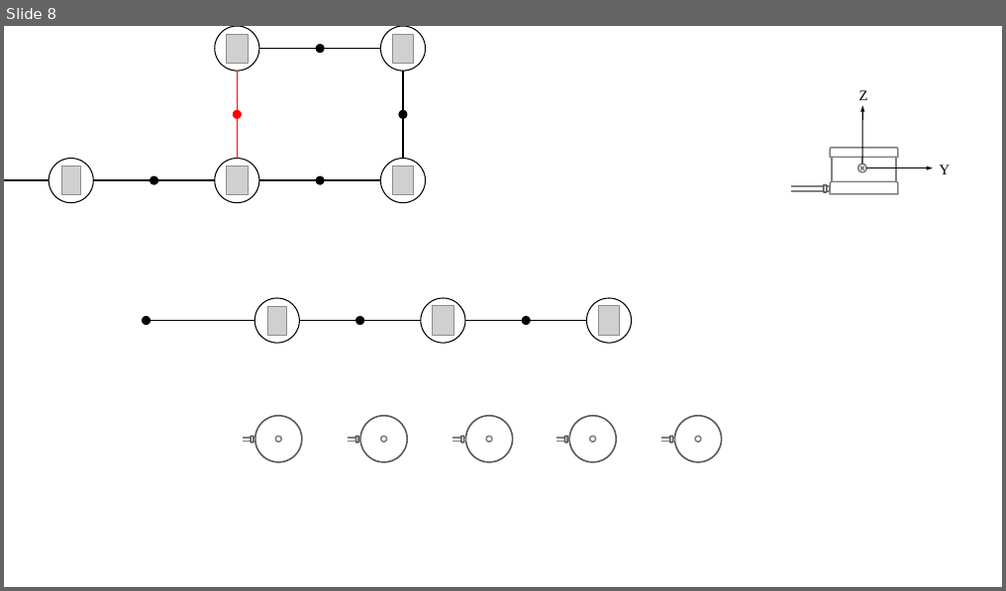
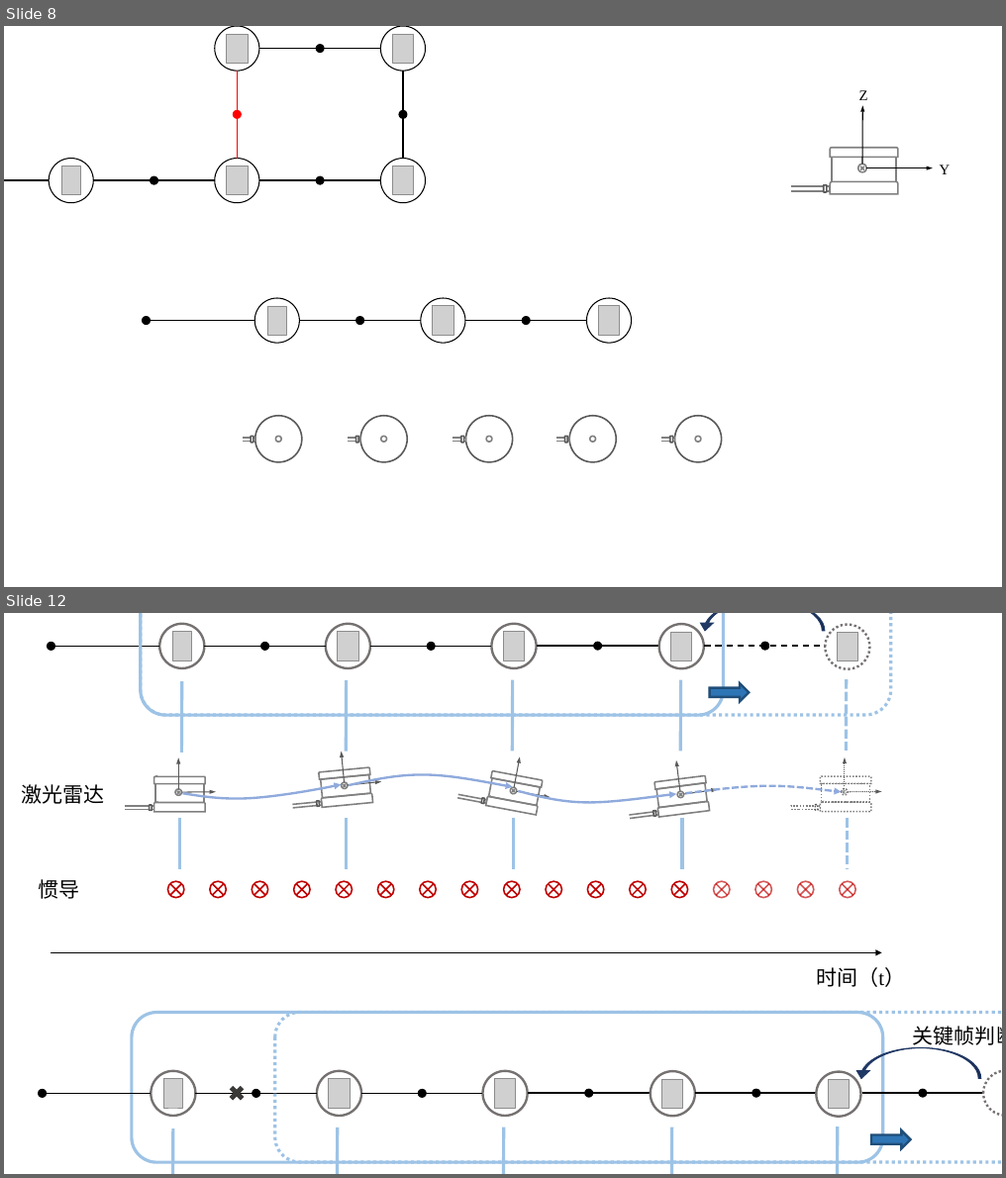
Before and after one commit to Kang-YC/my_backup, a slide deck: 示意图.pptx. Shown one above the other, each under a label of ours: slide 8 before the commit, slides 8 and 12 after it; the slides between them are not shown. The pictures are 1006x591 and 1006x1178 pixels, drawn with LibreOffice and Linux fonts; fonts in the diff are those of the drawing; grey boxes stand for pictures; background and template pictures are left out. Boxes give left, top, right and bottom in pixels: in the first picture for what was removed or moved away, otherwise in the second. Text is boxed around its words. In the diff, an @@ line names an element or a change of style, - is before the commit and + after.

Commit message:
激光误差项

```diff
--- a/示意图.pptx
+++ b/示意图.pptx
@@ slide 12 added at box(4, 613, 1002, 1174), background #FFFFFF @@
@@ group added at box(22, 613, 976, 987): 25 lines, 17 flow chart summing junctions, 16 rectangles, 15 ellipses, 11 arrows, 10 round same rects, 7 rounded rectangles, 5 pictures, 4 freeform shapes, 3 texts, 1 curved up arrow, 1 right arrow @@
+激光雷达
+惯导
+时间（t）
@@ group added at box(39, 1013, 1002, 1174): 12 ellipses, 11 lines, 5 pictures, 2 rounded rectangles, 1 right arrow, 1 cross, 1 text, 1 curved up arrow @@
+关键帧判断
```
Also in this commit, not shown: 3 other slides added, 1 slide removed, 1 other file.
